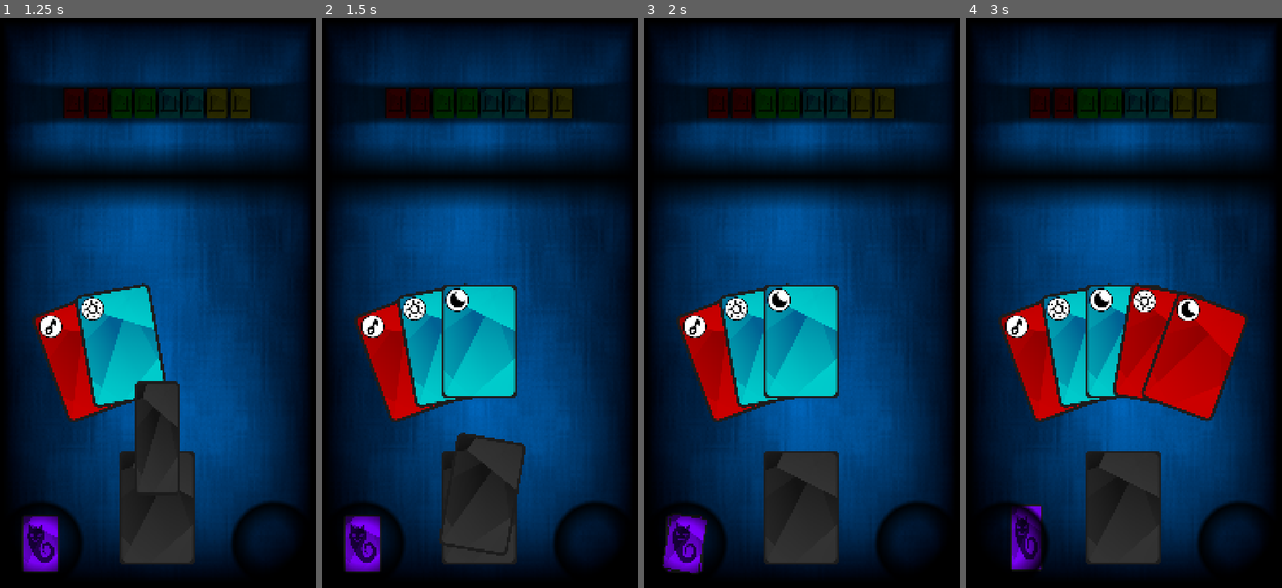
Above: before the commit, frames 1-4 (left to right).
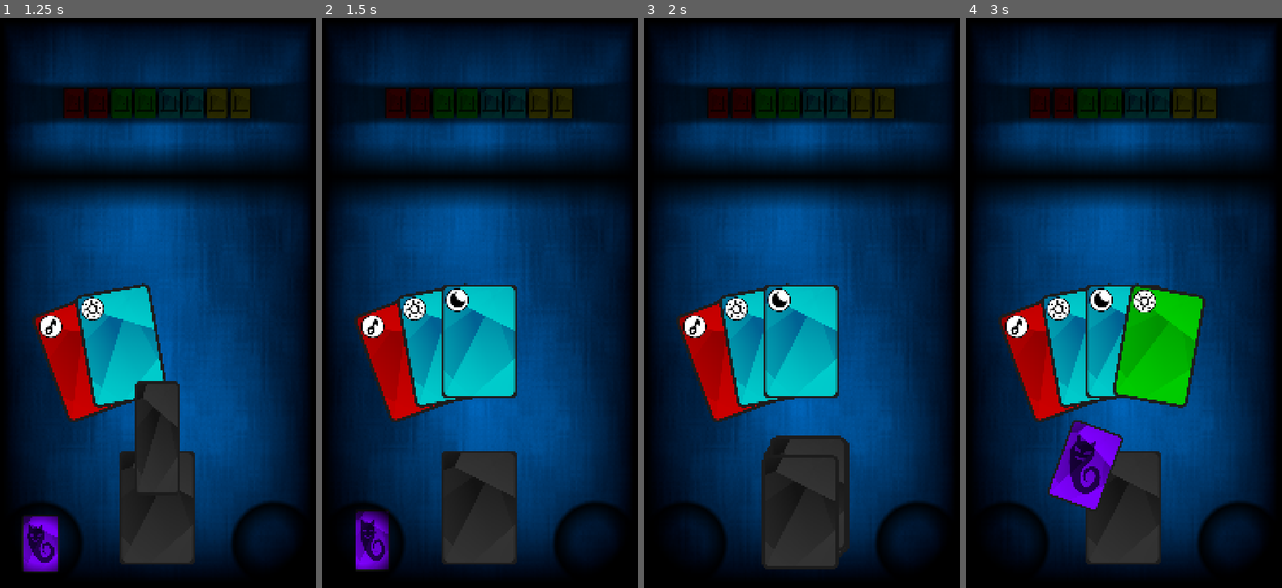
Above: after the commit, the same moments.

Repository: marcopar/Onirica
Game: Godot game, scene res://scenes/main/main.tscn
Two runs of this game, one before a commit and one after it. Both use one fixed random seed, a clock stepped at 60 frames per second and the inputs below.
Inputs (mouse positions are in pixels of both pictures, inside the frame that each line leads up to):
- Up to frame 1 (1.25 s): drag from (158, 508) to (158, 177) at 0.52 s
- Up to frame 2 (1.5 s): drag from (363, 542) to (480, 508) at 1.27 s
- Up to frame 3 (2 s): no input
- Up to frame 4 (3 s): move the mouse to (1051, 360) at 2.02 s; click (1051, 360) at 2.17 s; drag from (1063, 525) to (1240, 542) at 2.77 s

Frame 1 is identical in both runs. In frame 2, 1.9% of the frame differs, in the area x 6-65%, y 72-98%; in frame 3, 2.8%; in frame 4, 9.9%, in the area x 14-90%, y 47-97%.

Commit message:
Discard hand/door logic and animation

Diff:
--- a/project/manager/game_manager.gd
+++ b/project/manager/game_manager.gd
@@ -128,6 +128,7 @@
 	if hand_position != -1:
 		hand[hand_position] = null
 	discard.push_back(card)
+	card.set_outline(false)
 
 func card_added_to_labyrinth(card: Card) -> void:
 	var hand_position: int = hand.find(card)
--- a/project/manager/signal_manager.gd
+++ b/project/manager/signal_manager.gd
@@ -3,7 +3,7 @@
 signal new_game
 signal card_drawed(card: Card)
 signal card_added_to_labyrinth(card: Card)
-signal card_added_to_discard(card: Card)
+signal card_added_to_discard(card: Card, draw_card: bool)
 signal card_added_to_limbo(card: Card)
 signal card_removed_from_limbo(card: Card)
 signal card_return_to_hand(card: Card)
--- a/project/scenes/card/card.gd
+++ b/project/scenes/card/card.gd
@@ -89,7 +89,7 @@
 						dragging = false
 						return
 				elif area.is_in_group(Constants.GROUP_DISCARD) and card_model.can_discard:
-					SignalManager.card_added_to_discard.emit(self)
+					SignalManager.card_added_to_discard.emit(self, true)
 					dragging = false
 					return
 			abort_dragging()
--- a/project/scenes/discard/discard.gd
+++ b/project/scenes/discard/discard.gd
@@ -10,7 +10,7 @@
 	SignalManager.card_return_to_hand.connect(card_return_to_hand)
 	SignalManager.card_added_to_discard.connect(card_added_to_discard)
 
-func card_added_to_discard(card: Card) -> void:
+func card_added_to_discard(card: Card, draw_card: bool) -> void:
 	highlight.enabled = false
 	card.hand_position = -1
 	card.set_discard_size()
--- a/project/scenes/main/main.gd
+++ b/project/scenes/main/main.gd
@@ -40,10 +40,7 @@
 	GameManager.new_game()
 	SignalManager.new_game.emit()
 	doors_panel.setup(GameManager.deck_model.get_number_of(CardManager.CARD_TYPE.DOOR))
-	while await draw_card(false, false):
-		pass
-	if not GameManager.limbo.is_empty():
-		await empty_limbo()
+	draw_full_hand(true)
 	#enable cards to be picked
 	set_hand_freezed(false)
 
@@ -83,6 +80,10 @@
 		return card_drawn
 	return false
 
+func draw_full_hand(empty_limbo_enabled: bool):
+	while await draw_card(empty_limbo_enabled, false):
+		pass
+
 func empty_limbo() -> void:
 	var limbo_copy: Array[Card]
 	limbo_copy.append_array(GameManager.limbo)
@@ -118,9 +119,10 @@
 	else:
 		await draw_card(true, true)
 
-func card_added_to_discard(card: Card) -> void:
+func card_added_to_discard(card: Card, draw_card: bool) -> void:
 	GameManager.card_added_to_discard(card)
-	await draw_card(true, true)
+	if draw_card:
+		await draw_card(true, true)
 
 func card_added_to_limbo(card: Card) -> void:
 	GameManager.card_added_to_limbo(card)
@@ -167,21 +169,26 @@
 	pass
 
 func handle_nightmare_action(type: Constants.NIGHTMARE_DISCARD, object: Variant) -> void:
-
 	if type == Constants.NIGHTMARE_DISCARD.HAND and object is Card:
 		print("discard hand ", object)
-		#TODO discard and animate hand
-		discard_nightmare_card()
+		for card in GameManager.hand:
+			if card != null:
+				await animate_card_to_discard(card)
+				SignalManager.card_added_to_discard.emit(card, false)
+		await discard_nightmare_card()
+		draw_full_hand(true)
 	if type == Constants.NIGHTMARE_DISCARD.KEY and object is Card:
 		var card: Card = object
 		if card.card_model.type == CardManager.CARD_TYPE.KEY:
 			print("discard key ", object)
 			#TODO discard and animate key
-			discard_nightmare_card()
+			await discard_nightmare_card()
+			draw_card(true, false)
 	if type == Constants.NIGHTMARE_DISCARD.DECK and object is Deck:
 		print("discard deck ", object)
 		#TODO discard and animate deck
-		discard_nightmare_card()
+		await discard_nightmare_card()
+		draw_card(true, false)
 	if type == Constants.NIGHTMARE_DISCARD.DOOR and object is DoorsButton:
 		var doors_button: DoorsButton = object
 		var color: CardManager.CARD_COLOR = doors_button.color
@@ -191,7 +198,8 @@
 			GameManager.door_discarded(color)
 			doors_panel.set_doors_found(color, GameManager.found_doors[color].size())
 			await animate_door_discarded(color)
-			discard_nightmare_card()
+			await discard_nightmare_card()
+			draw_card(true, false)
 	pass
 
 func find_nightmare_card() -> Card:
@@ -207,7 +215,8 @@
 	nightmare_panel.visible = false
 	var card: Card = find_nightmare_card()
 	await animate_card_to_discard(card)
-	SignalManager.card_added_to_discard.emit(card)
+	SignalManager.card_added_to_discard.emit(card, false)
+
 
 func set_hand_outline(enabled: bool) -> void:
 	set_cards_outline(enabled, false)
@@ -238,7 +247,7 @@
 
 func animate_door_found(color: CardManager.CARD_COLOR) -> void:
 	set_hand_freezed(true)
-	#just get the first found of the given color
+	#just get the first found of the given color, assuming the door has been put there before this call
 	var card_model = GameManager.found_doors[color][0]
 	var card: Card = CARD.instantiate()
 	card.card_model = card_model
